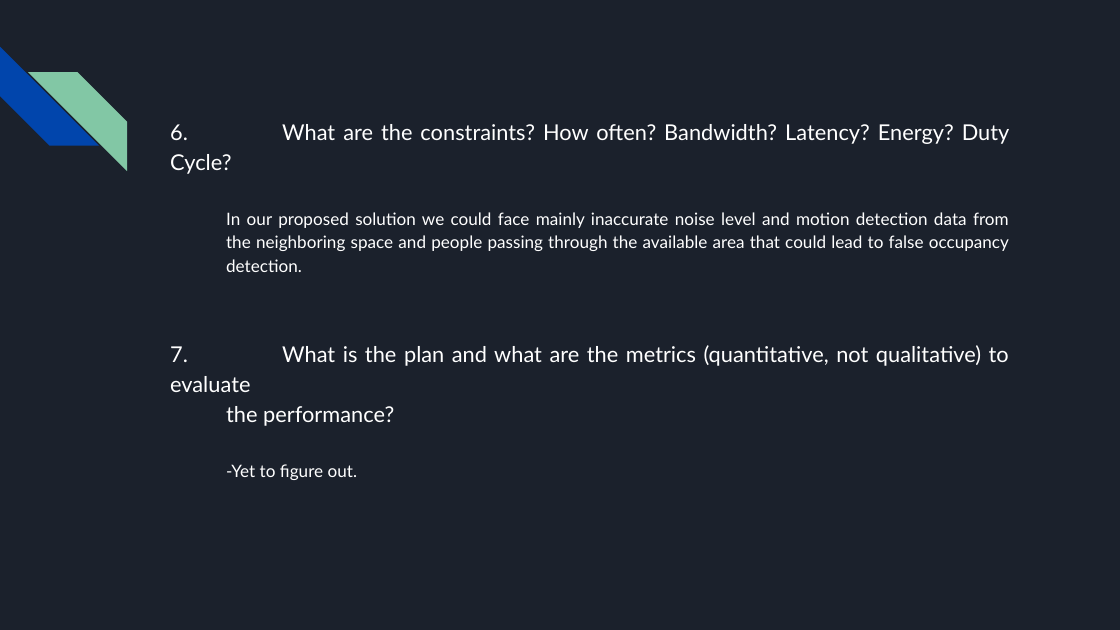
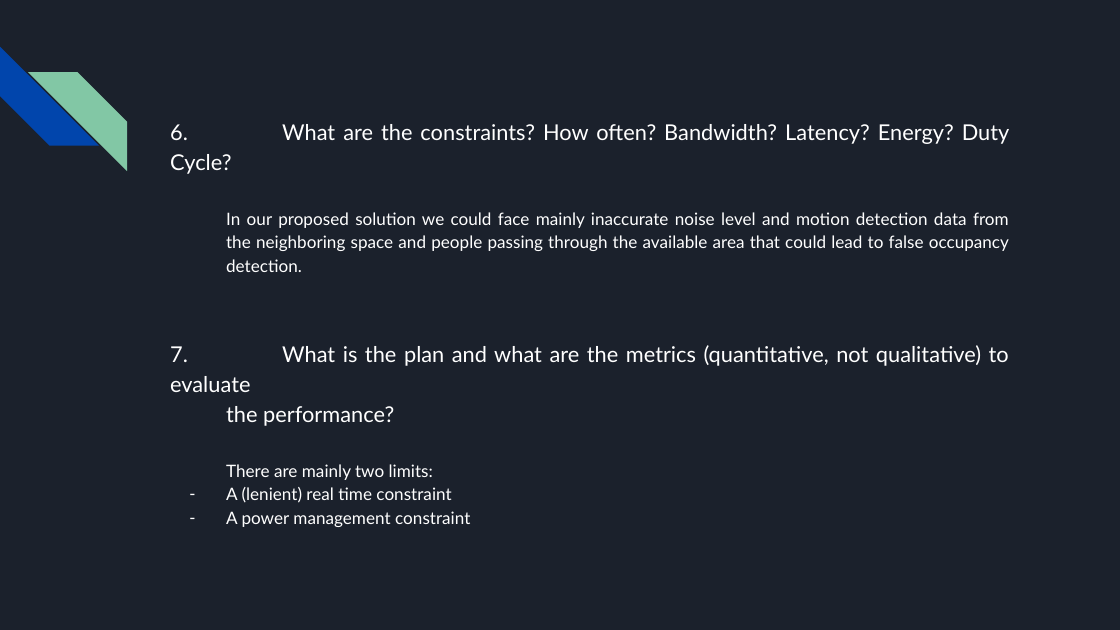
Before and after one commit to gibr098/Iot-Group-Project, a slide deck: slide 9 of first_delivery/1st_delivery_presentation.pptx. Drawn at 1120x630 pixels with LibreOffice and Linux fonts; fonts in the diff are those of the drawing. Boxes give left, top, right and bottom in pixels: in the first picture for what was removed or moved away, otherwise in the second. Text is boxed around its words. In the diff, an @@ line names an element or a change of style, - is before the commit and + after.

Commit message:
slide update

```diff
--- a/first_delivery/1st_delivery_presentation.pptx
+++ b/first_delivery/1st_delivery_presentation.pptx
@@ text at bbox=[226, 464, 470, 527]: text changed @@
--Yet to figure out.
+There are mainly two limits:
+– A (lenient) real time constraint
+– A power management constraint
```
Also in this commit, not shown: 3 other files.
